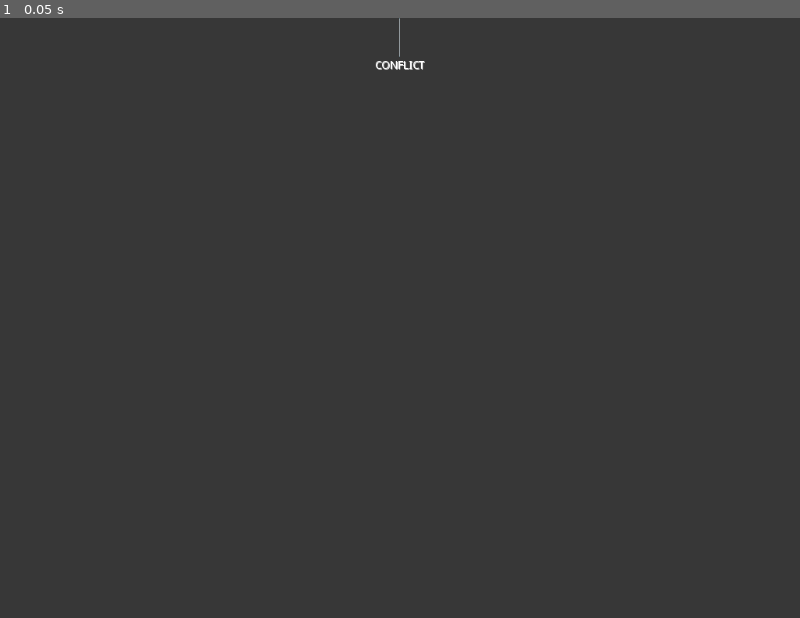
Above: before the commit, frame 1.
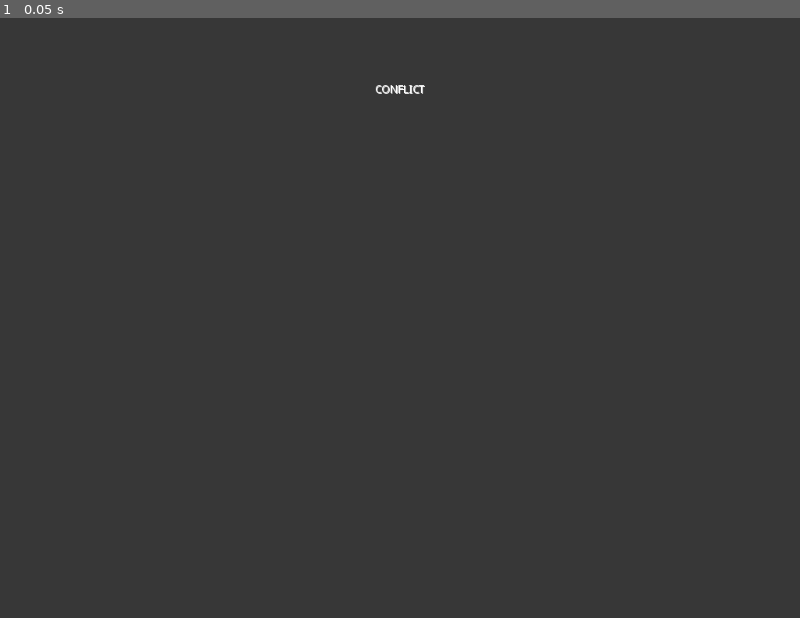
Above: after the commit, the same moment.

Repository: Anatolij-Grigorjev/MopedRebel
Game: Godot game, scene res://conflict/conflict_root.tscn
Same seed, same stepped clock (60 frames per second), same inputs: the game is played once before the commit and once after it. The project has no main scene, so this scene is started directly.
Inputs:
- Up to frame 1 (0.05 s): no input

The runs differ from the first frame. In frame 1, 0.1% of the frame differs, in the area x 46-54%, y 0-13%.

Commit message:
start of better work on conflict UI

Diff:
--- a/game/conflict/conflict_root.tscn
+++ b/game/conflict/conflict_root.tscn
@@ -47,75 +47,43 @@
 size_flags_vertical = 1
 alignment = 1
 
-[node name="padding50" type="VSeparator" parent="outer_container" index="0"]
+[node name="conflict" type="Label" parent="outer_container" index="0"]
 
 anchor_left = 0.0
 anchor_top = 0.0
 anchor_right = 0.0
 anchor_bottom = 0.0
 margin_right = 1024.0
-margin_bottom = 50.0
-rect_min_size = Vector2( 0, 50 )
+margin_bottom = 99.0
 rect_pivot_offset = Vector2( 0, 0 )
 rect_clip_content = false
-mouse_filter = 0
+mouse_filter = 2
 mouse_default_cursor_shape = 0
 size_flags_horizontal = 1
 size_flags_vertical = 1
-_sections_unfolded = [ "Rect" ]
+custom_colors/font_color = Color( 1, 1, 1, 1 )
+custom_colors/font_color_shadow = Color( 1, 1, 1, 1 )
+text = "
 
-[node name="conflict_container" type="HBoxContainer" parent="outer_container" index="1"]
 
-editor/display_folded = true
-anchor_left = 0.0
-anchor_top = 0.0
-anchor_right = 0.0
-anchor_bottom = 0.0
-margin_top = 54.0
-margin_right = 1024.0
-margin_bottom = 68.0
-rect_pivot_offset = Vector2( 0, 0 )
-rect_clip_content = false
-mouse_filter = 1
-mouse_default_cursor_shape = 0
-size_flags_horizontal = 1
-size_flags_vertical = 1
-alignment = 1
-_sections_unfolded = [ "Grow Direction", "Size Flags" ]
 
-[node name="conflict" type="Label" parent="outer_container/conflict_container" index="0"]
+
+CONFLICT"
+align = 1
+valign = 2
+uppercase = true
+percent_visible = 1.0
+lines_skipped = 0
+max_lines_visible = -1
+_sections_unfolded = [ "Anchor", "Focus", "Grow Direction", "Hint", "Margin", "Mouse", "Rect", "Size Flags", "custom_colors" ]
+
+[node name="chars_outer_container" type="HBoxContainer" parent="outer_container" index="1"]
 
 anchor_left = 0.0
 anchor_top = 0.0
 anchor_right = 0.0
 anchor_bottom = 0.0
-margin_left = 480.0
-margin_right = 543.0
-margin_bottom = 14.0
-rect_pivot_offset = Vector2( 0, 0 )
-rect_clip_content = false
-mouse_filter = 2
-mouse_default_cursor_shape = 0
-size_flags_horizontal = 1
-size_flags_vertical = 4
-custom_colors/font_color = Color( 1, 1, 1, 1 )
-custom_colors/font_color_shadow = Color( 1, 1, 1, 1 )
-text = "CONFLICT"
-align = 1
-valign = 1
-uppercase = true
-percent_visible = 1.0
-lines_skipped = 0
-max_lines_visible = -1
-_sections_unfolded = [ "Focus", "Grow Direction", "Hint", "Margin", "Mouse", "Rect", "Size Flags", "custom_colors" ]
-
-[node name="chars_outer_container" type="HBoxContainer" parent="outer_container" index="2"]
-
-anchor_left = 0.0
-anchor_top = 0.0
-anchor_right = 0.0
-anchor_bottom = 0.0
-margin_top = 72.0
+margin_top = 103.0
 margin_right = 1024.0
 margin_bottom = 768.0
 rect_pivot_offset = Vector2( 0, 0 )
